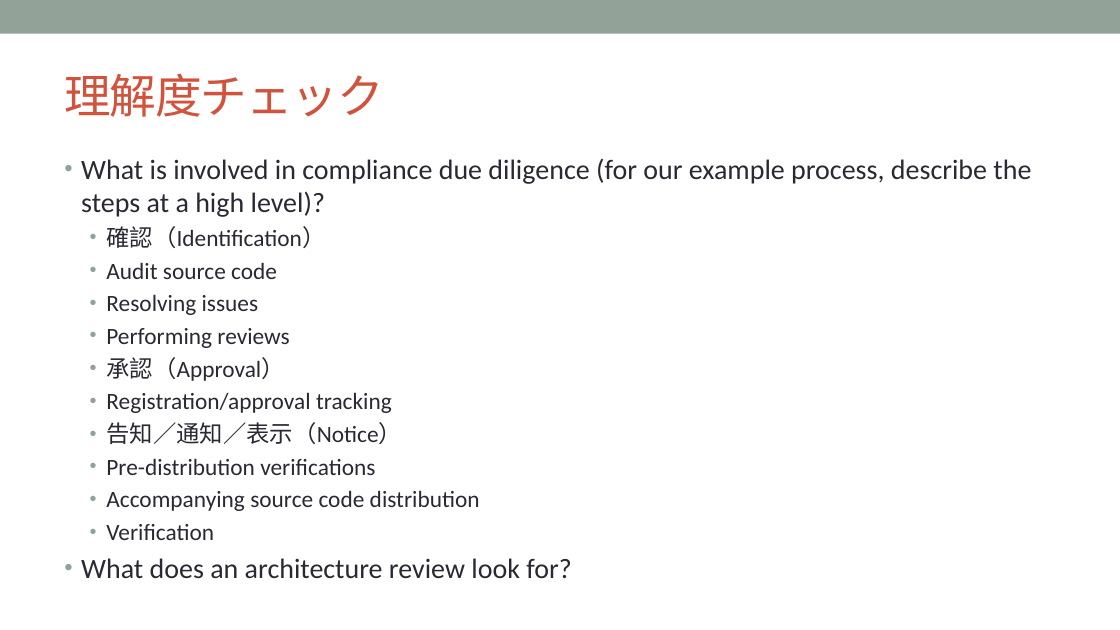
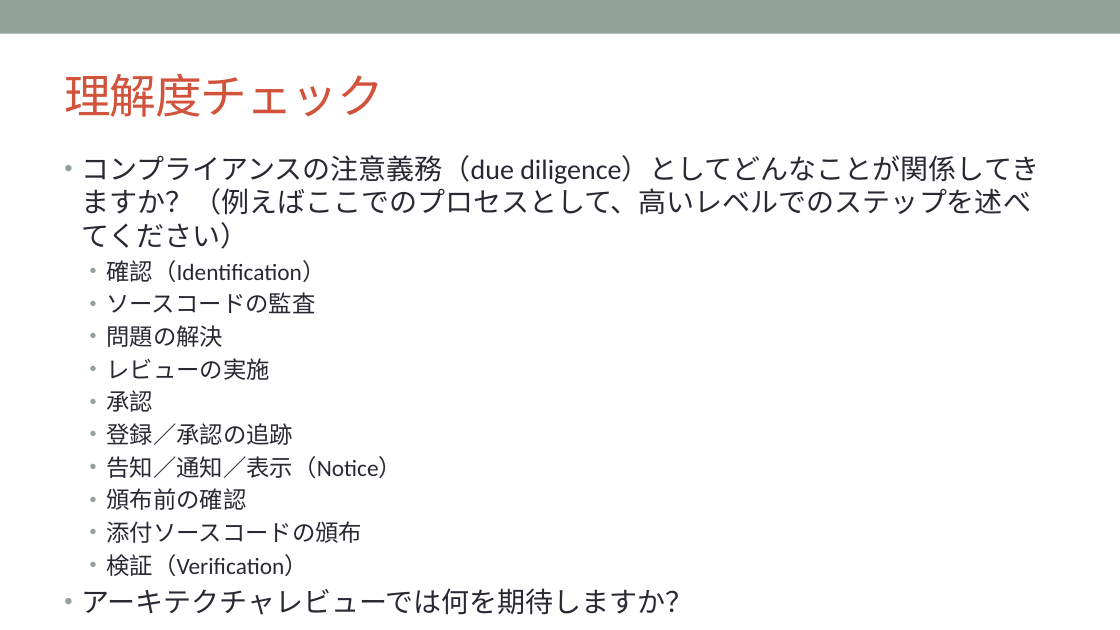
Before and after one commit to OpenChain-Project/Curriculum-Translation-JP, a slide deck: slide 64 of target/openchain-curriculum-release-2.pptx. Drawn at 1120x630 pixels with LibreOffice and Linux fonts; fonts in the diff are those of the drawing; background and template pictures are left out. Boxes give left, top, right and bottom in pixels: in the first picture for what was removed or moved away, otherwise in the second. Text is boxed around its words. In the diff, an @@ line names an element or a change of style, - is before the commit and + after.

```diff
--- a/target/openchain-curriculum-release-2.pptx
+++ b/target/openchain-curriculum-release-2.pptx
@@ text at (x1=81, y1=155, x2=1039, y2=249): text changed @@
-• What is involved in compliance due diligence (for our example process, describe the steps at a high level)?
+• コンプライアンスの注意義務（due diligence）としてどんなことが関係してきますか？（例えばここでのプロセスとして、高いレベルでのステップを述べてください）
@@ text at (x1=106, y1=292, x2=315, y2=445): text changed @@
-  • Audit source code
-  • Resolving issues
-  • Performing reviews
-  • 承認（Approval）
-  • Registration/approval tracking
+  • ソースコードの監査
+  • 問題の解決
+  • レビューの実施
+  • 承認
+  • 登録／承認の追跡
@@ text at (x1=81, y1=488, x2=693, y2=615): text changed @@
-  • Pre-distribution verifications
-  • Accompanying source code distribution
-  • Verification
-• What does an architecture review look for?
+  • 頒布前の確認
+  • 添付ソースコードの頒布
+  • 検証（Verification）
+• アーキテクチャレビューでは何を期待しますか？
```
Also in this commit, not shown: 7 other slides changed, 8 other files.
